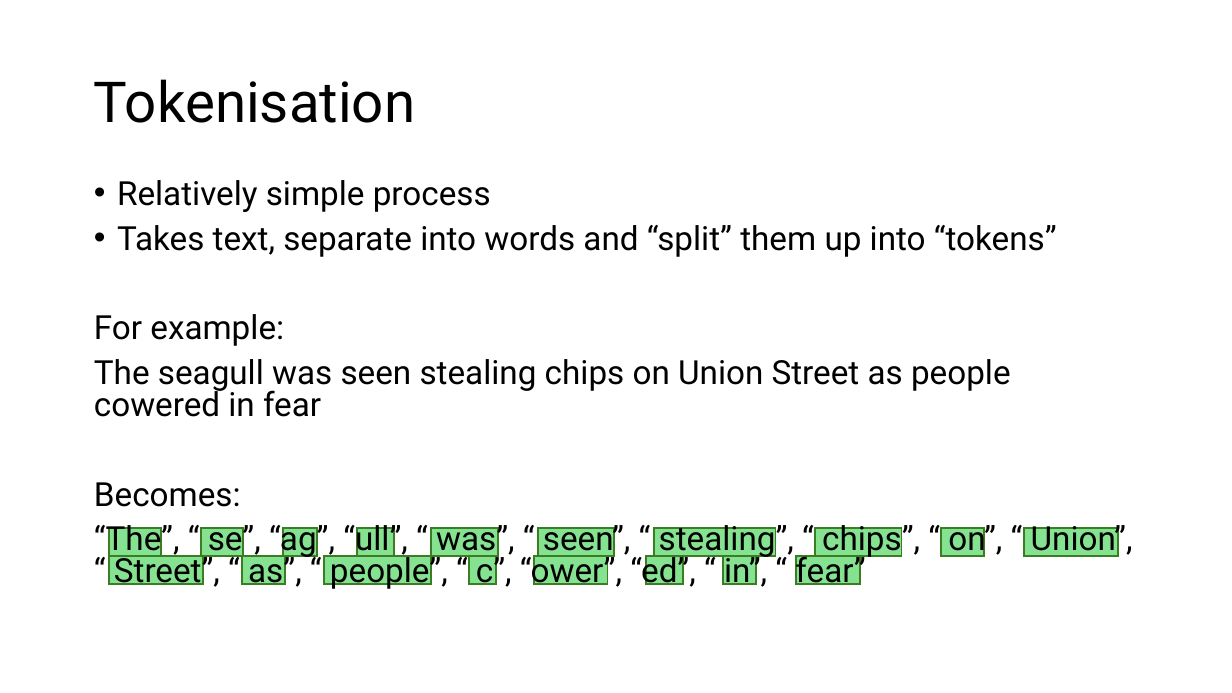
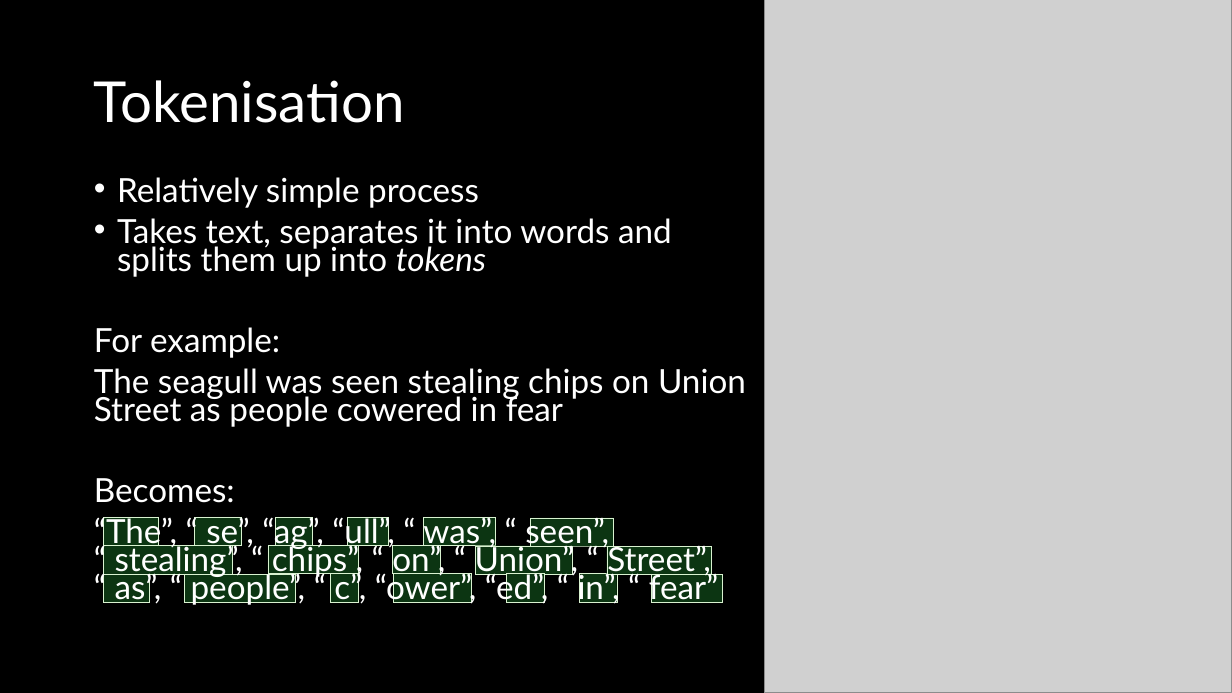
Before and after one commit to DeonRoos/stats-for-biologists, a slide deck: slide 16 of Lectures/BI3010 Lecture XX Large Language Models.pptx (slide 11 before the commit). Drawn at 1232x693 pixels with LibreOffice and Linux fonts; fonts in the diff are those of the drawing; grey boxes stand for pictures. Boxes give left, top, right and bottom in pixels: in the first picture for what was removed or moved away, otherwise in the second. Text is boxed around its words. In the diff, an @@ line names an element or a change of style, - is before the commit and + after.

```diff
--- a/Lectures/BI3010 Lecture XX Large Language Models.pptx
+++ b/Lectures/BI3010 Lecture XX Large Language Models.pptx
@@ background #FFFFFF to #000000 @@
@@ picture added at (764,0,1232,693) @@
@@ title "Tokenisation" at (94,80,405,123): font Roboto to Lato, text colour #000000 to #FFFFFF @@
@@ text at (94,177,746,606): font Roboto to Lato, text colour #000000 to #FFFFFF in "Relatively simple process", "For example:", "The seagull was seen stealing chips on ...", "Becomes:" and 1 more places; line spacing 0.8 to 0.7 @@
@@ text at (117,218,672,277): text changed; font Roboto to Lato; text colour #000000 to #FFFFFF @@
-• Takes text, separate into words and “split” them up into “tokens”
+• Takes text, separates it into words and splits them up into tokens
@@ rectangle: place and size @@
-rectangle at (109,529,161,556)
+rectangle at (104,518,159,546)
@@ rectangle: place and size @@
-rectangle at (201,529,242,556)
+rectangle at (194,518,241,546)
@@ rectangle added at (275,518,312,546), fill #0D3612, outline #D9F2D0 0.25 pt @@
@@ rectangle: place and size @@
-rectangle at (357,529,394,556)
+rectangle at (348,518,388,546)
@@ rectangle: place and size @@
-rectangle at (242,556,286,584)
+rectangle at (423,518,495,546)
@@ rectangle: place and size @@
-rectangle at (538,529,614,556)
+rectangle at (531,518,614,546)
@@ rectangle removed at (1025,529,1119,556) @@
@@ rectangle: place and size @@
-rectangle at (431,529,498,556)
+rectangle at (104,546,233,575)
@@ rectangle: place and size @@
-rectangle at (942,529,985,556)
+rectangle at (268,545,359,574)
@@ rectangle: place and size @@
-rectangle at (323,556,431,584)
+rectangle at (393,545,441,574)
@@ rectangle: place and size @@
-rectangle at (534,556,608,584)
+rectangle at (475,546,571,575)
@@ rectangle: place and size @@
-rectangle at (654,529,776,556)
+rectangle at (607,546,712,575)
@@ rectangle: place and size @@
-rectangle at (283,529,317,556)
+rectangle at (104,574,149,603)
@@ rectangle: place and size @@
-rectangle at (815,529,901,556)
+rectangle at (185,574,296,603)
@@ rectangle: place and size @@
-rectangle at (109,556,203,584)
+rectangle at (331,574,359,603)
@@ rectangle: place and size @@
-rectangle at (470,556,495,584)
+rectangle at (394,574,471,603)
@@ rectangle: place and size @@
-rectangle at (646,556,683,584)
+rectangle at (506,574,544,603)
@@ rectangle: place and size @@
-rectangle at (796,556,860,584)
+rectangle at (579,574,617,603)
@@ fill #84E291 to #0D3612; outline #3B7D23 1.5 pt to #D9F2D0 0.25 pt in 17 elements at (104,518,159,546), (475,546,571,575), (393,545,441,574), (506,574,544,603), (394,574,471,603), (104,574,149,603), (579,574,617,603), (423,518,495,546), (531,518,614,546), (348,518,388,546), (194,518,241,546), (185,574,296,603), (331,574,359,603), (104,546,233,575), (268,545,359,574), (607,546,712,575), (652,575,723,604) @@
@@ rectangle: place and size @@
-rectangle at (723,556,756,584)
+rectangle at (652,575,723,604)
```
Also in this commit, not shown: 32 other slides changed, 13 slides added, 3 slides removed, 23 other files.
